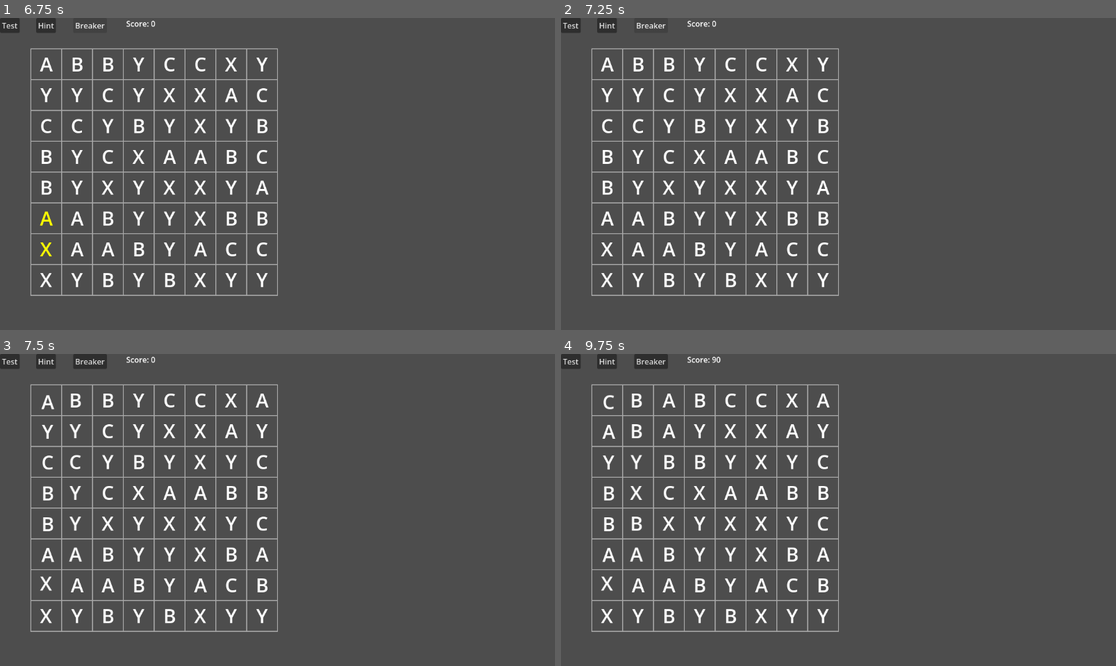
Above: before the commit, frames 1-4 (two rows, left to right).
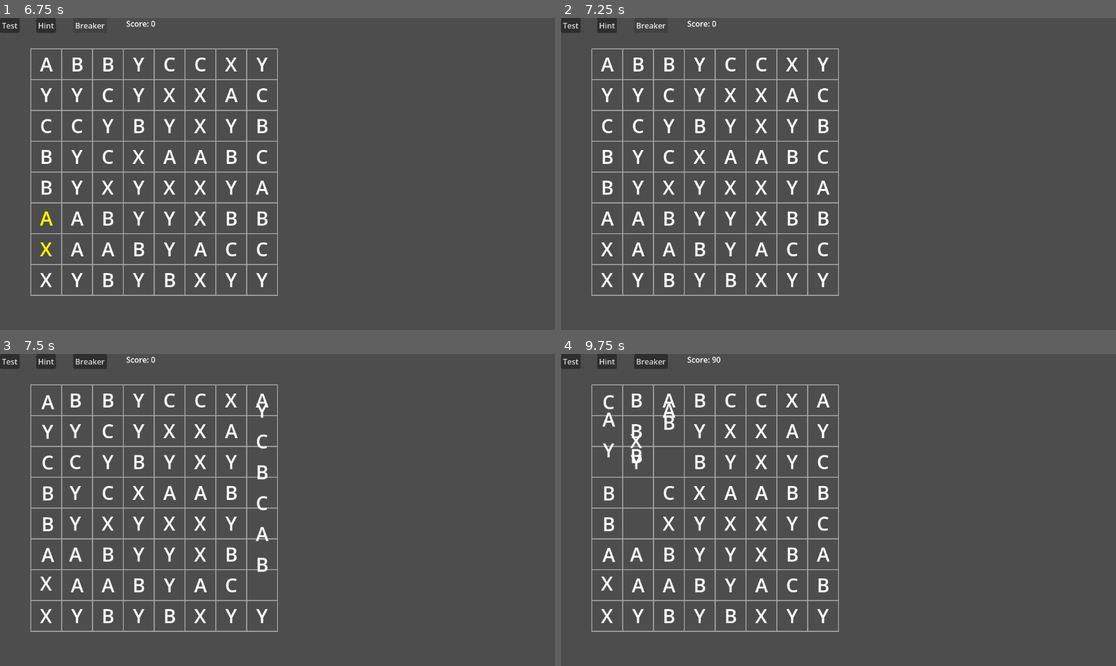
Above: after the commit, the same moments.

Repository: fehudma/godot_projects
Game: Godot game, scene res://Scenes/game.tscn
The game is run twice, just before and just after one commit, with the same random seed, the same clock (stepped at 60 frames per second) and the same inputs.
Inputs (mouse positions are in pixels of both pictures, inside the frame that each line leads up to):
- Up to frame 1 (6.75 s): click "Test" at 0.5 s; click "Hint" at 1.25 s; click "Breaker" at 2 s; click "Test" at 2.75 s; click "Hint" at 3.5 s; click "Breaker" at 4.25 s; click "Test" at 5 s; click "Hint" at 5.75 s; click "Breaker" at 6.5 s
- Up to frame 2 (7.25 s): no input
- Up to frame 3 (7.5 s): tap Enter at 7.25 s; move the mouse to (249, 572) at 7.27 s; click (249, 572) at 7.42 s
- Up to frame 4 (9.75 s): tap Space at 8 s; move the mouse to (1005, 556) at 8.02 s; click (1005, 556) at 8.17 s; click "Breaker: ON" at 8.75 s; tap Enter at 9.5 s; move the mouse to (672, 463) at 9.52 s; click (672, 463) at 9.67 s

Frames 1-2 are identical in both runs. In frame 3, 0.5% of the frame differs, in the area x 46-49%, y 15-77%; in frame 4, 0.6%, in the area x 7-21%, y 15-57%.

Commit message:
added animation for falling pieces

Diff:
--- a/Scenes/board.gd
+++ b/Scenes/board.gd
@@ -352,7 +352,14 @@
 					grid[column][search_row] = null
 
 					piece_above.set_grid_position(Vector2i(column, row))
-					piece_above.position = grid_to_pixel(column, row)
+					var tween := create_tween()
+
+					tween.tween_property(
+						piece_above,
+						"position",
+						grid_to_pixel(column, row),
+						0.2
+					)
 
 					break
 
